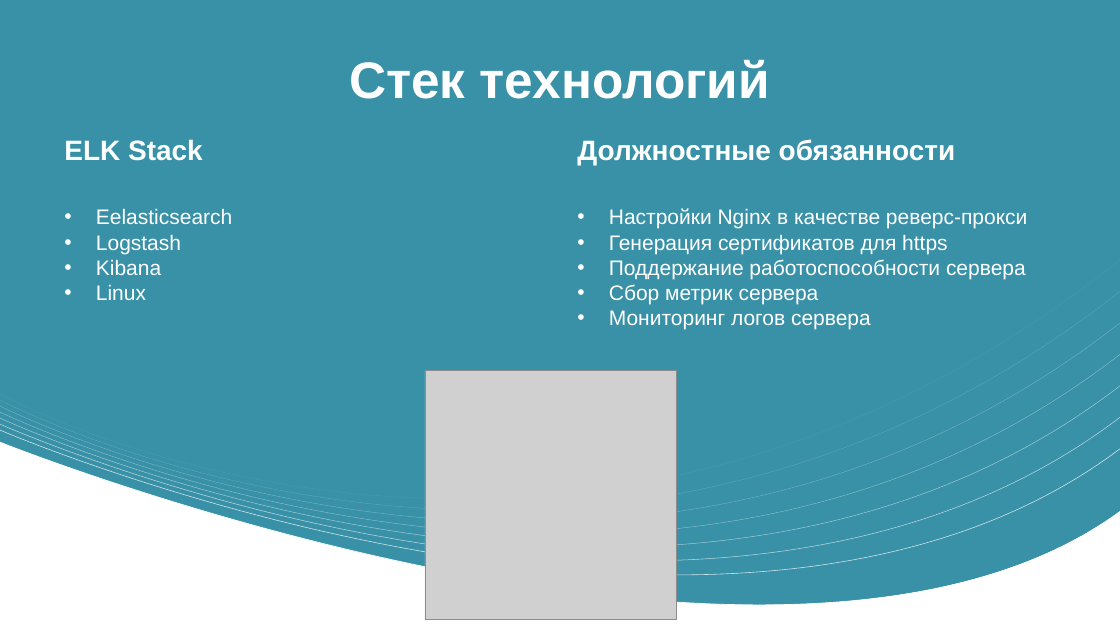
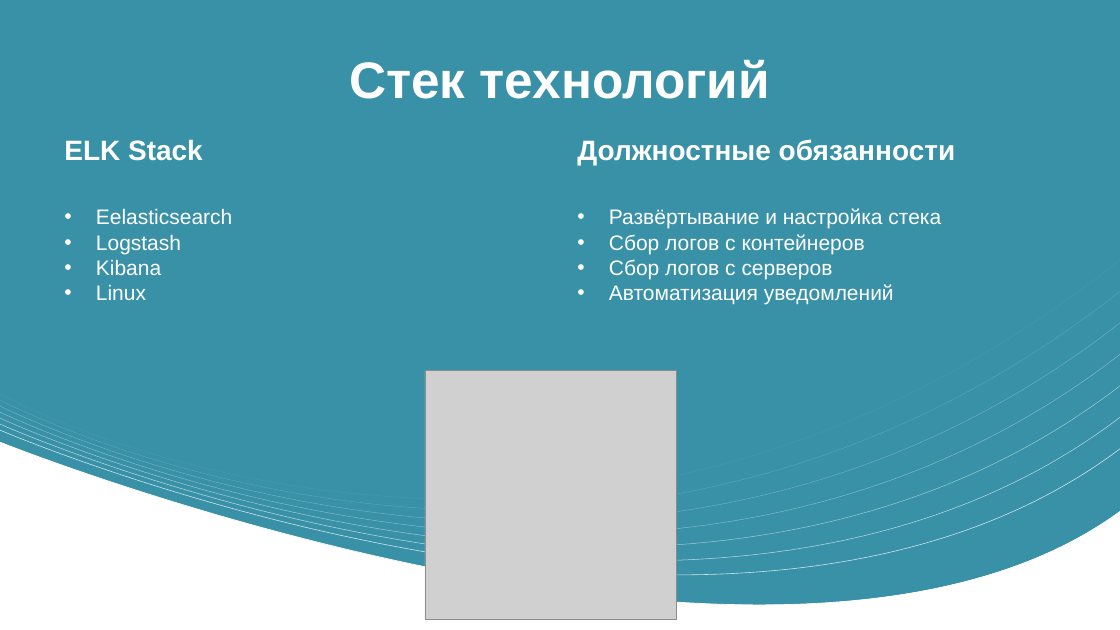
Before and after one commit to codesshaman/internship, a slide deck: slide 10 of Стажировка.pptx. Drawn at 1120x630 pixels with LibreOffice and Linux fonts; fonts in the diff are those of the drawing; grey boxes stand for pictures. Boxes give left, top, right and bottom in pixels: in the first picture for what was removed or moved away, otherwise in the second. Text is boxed around its words. In the diff, an @@ line names an element or a change of style, - is before the commit and + after.

```diff
--- a/Стажировка.pptx
+++ b/Стажировка.pptx
@@ text at (x1=609, y1=208, x2=941, y2=305): text changed @@
-• Настройки Nginx в качестве реверс-прокси
-• Генерация сертификатов для https
-• Поддержание работоспособности сервера
-• Сбор метрик сервера
-• Мониторинг логов сервера
+• Развёртывание и настройка стека
+• Сбор логов с контейнеров
+• Сбор логов с серверов
+• Автоматизация уведомлений
```
Also in this commit, not shown: 4 other slides changed.
